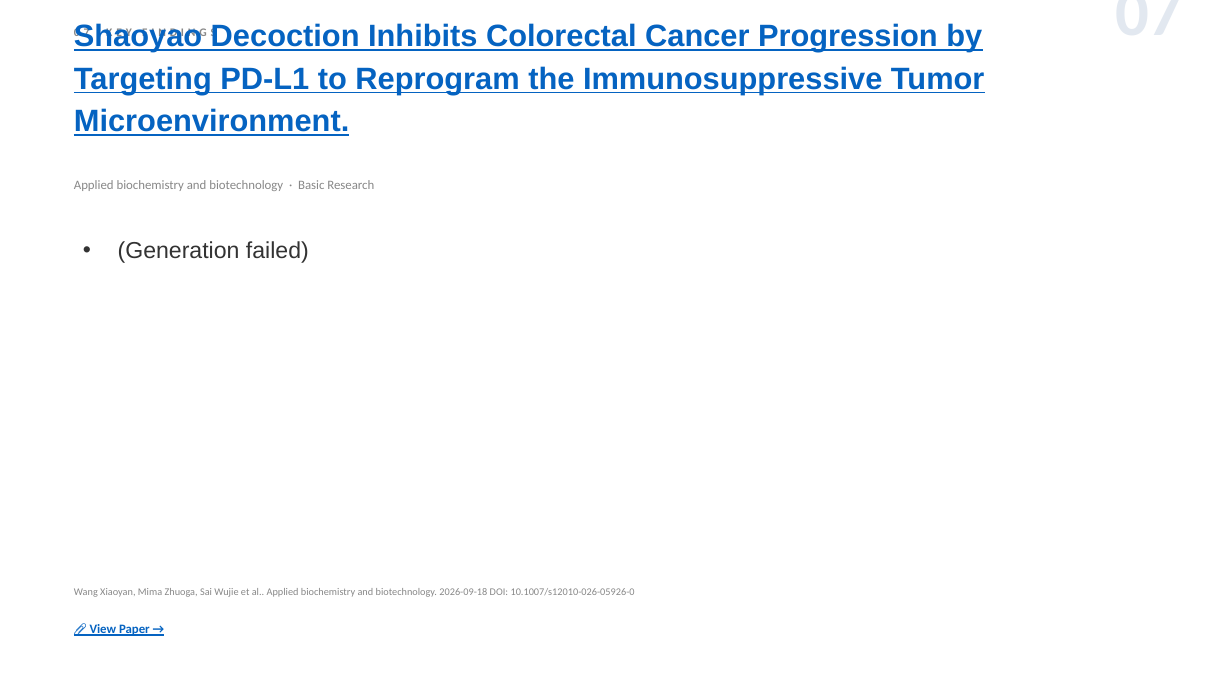
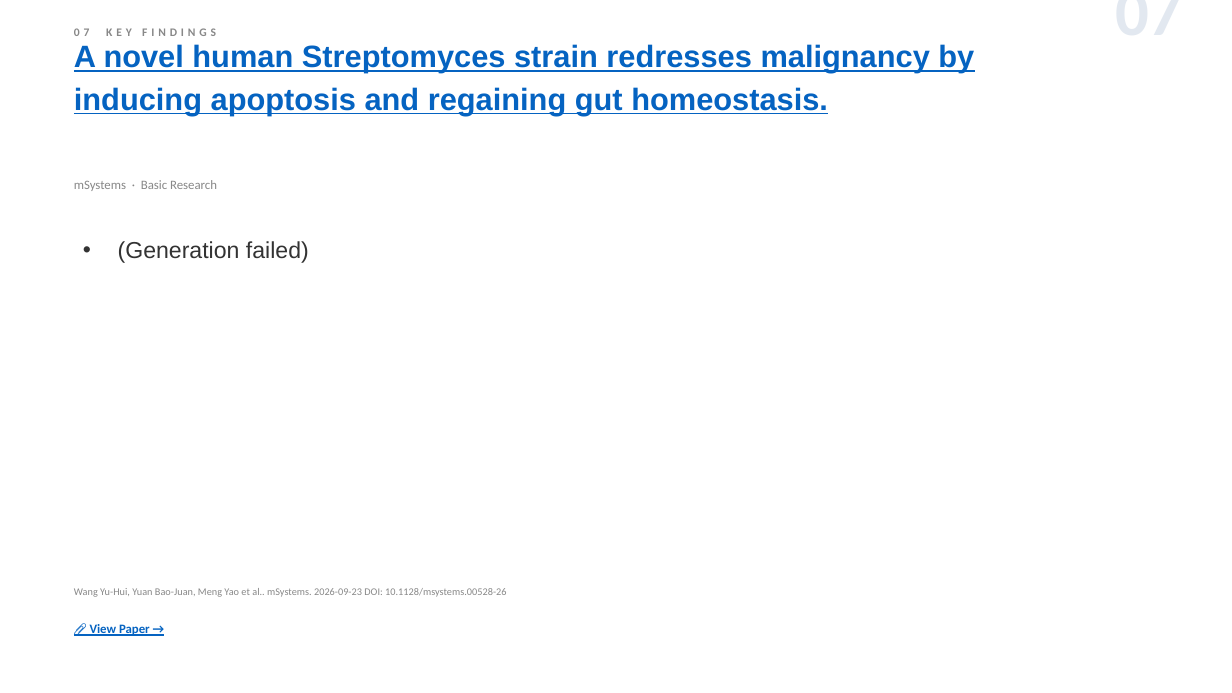
Before and after one commit to jejenhu-maker/colorectal-weekly-digest, a slide deck: slide 9 of docs/digest-en.pptx. Drawn at 1232x693 pixels with LibreOffice and Linux fonts; fonts in the diff are those of the drawing. Boxes give left, top, right and bottom in pixels: in the first picture for what was removed or moved away, otherwise in the second. Text is boxed around its words. In the diff, an @@ line names an element or a change of style, - is before the commit and + after.

```diff
--- a/docs/digest-en.pptx
+++ b/docs/digest-en.pptx
@@ text at <box>74,44,974,115</box>: text changed @@
-Shaoyao Decoction Inhibits Colorectal Cancer Progression by Targeting PD-L1 to Reprogram the Immunosuppressive Tumor Microenvironment.
+A novel human Streptomyces strain redresses malignancy by inducing apoptosis and regaining gut homeostasis.
@@ text at <box>74,180,217,191</box>: text changed @@
-Applied biochemistry and biotechnology · Basic Research
+mSystems · Basic Research
@@ text at <box>74,588,506,597</box>: text changed @@
-Wang Xiaoyan, Mima Zhuoga, Sai Wujie et al.. Applied biochemistry and biotechnology. 2026-09-18 DOI: 10.1007/s12010-026-05926-0
+Wang Yu-Hui, Yuan Bao-Juan, Meng Yao et al.. mSystems. 2026-09-23 DOI: 10.1128/msystems.00528-26
```
Also in this commit, not shown: 10 other slides changed, 1 slide added, 1 slide removed, 2 other files.
